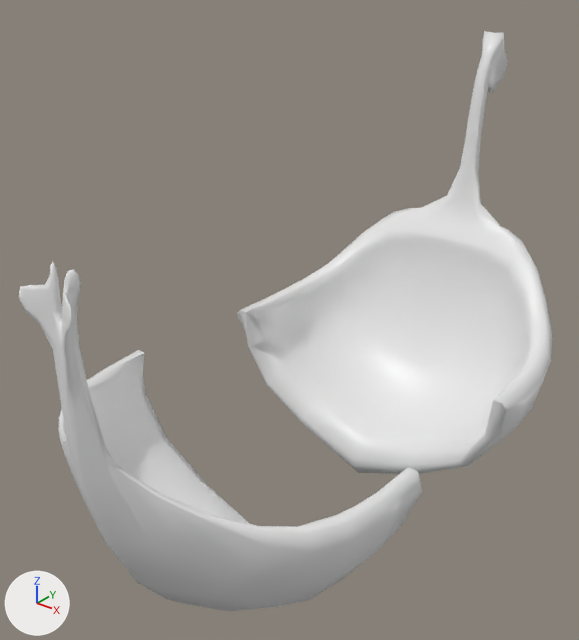
Before and after pictures for a commit that changed the FBX model Assets/Models/Environment/Ship2Parts.fbx.
Before and after are seen from a 50 mm camera at (24.8, -34.5, 31.3) aimed at (-1.9, -1.2, 10.6). The axes (+X, +Y, +Z) are drawn at lower left. The lights are the same throughout. Where no turn or scale is listed for an object, it has been applied to the vertices.

In view in the first picture: 'ShipBack', 'ShipFront'.
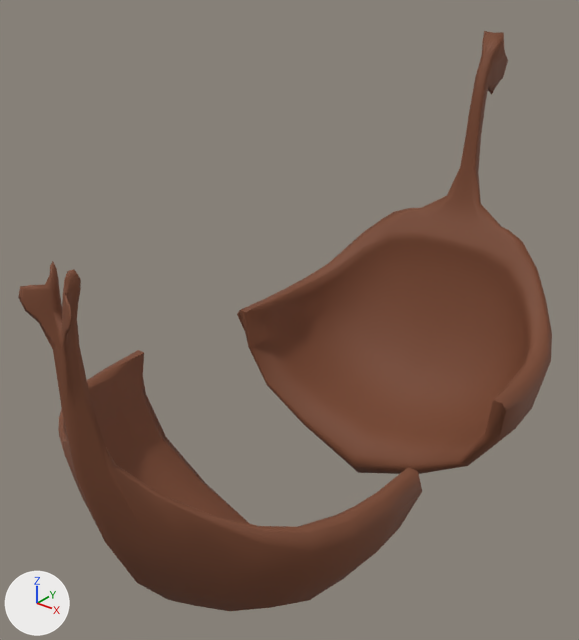
Where the newer file only moved an object's origin or applied its transform, the numbers keep the older frame.

Where the change shows, as pixel boxes [x1, y1, x2, y2] in the pictures (579 x 640 px):
```json
{"object": "ShipFront", "change": "recoloured", "before": [237, 31, 552, 474], "after": [237, 31, 552, 474], "on screen": "white to brown"}
{"object": "ShipBack", "change": "recoloured", "before": [18, 261, 422, 611], "after": [18, 261, 422, 611], "on screen": "white to brown"}
```

Edits to the scene script, one JSON object a line:
```json
{"op": "set", "path": "mat_material.base_color", "old": "(0.8, 0.8, 0.8)", "new": "(0.19, 0.062, 0.0266)", "note": "white #e7e7e7 -> brown #79462d"}
```
